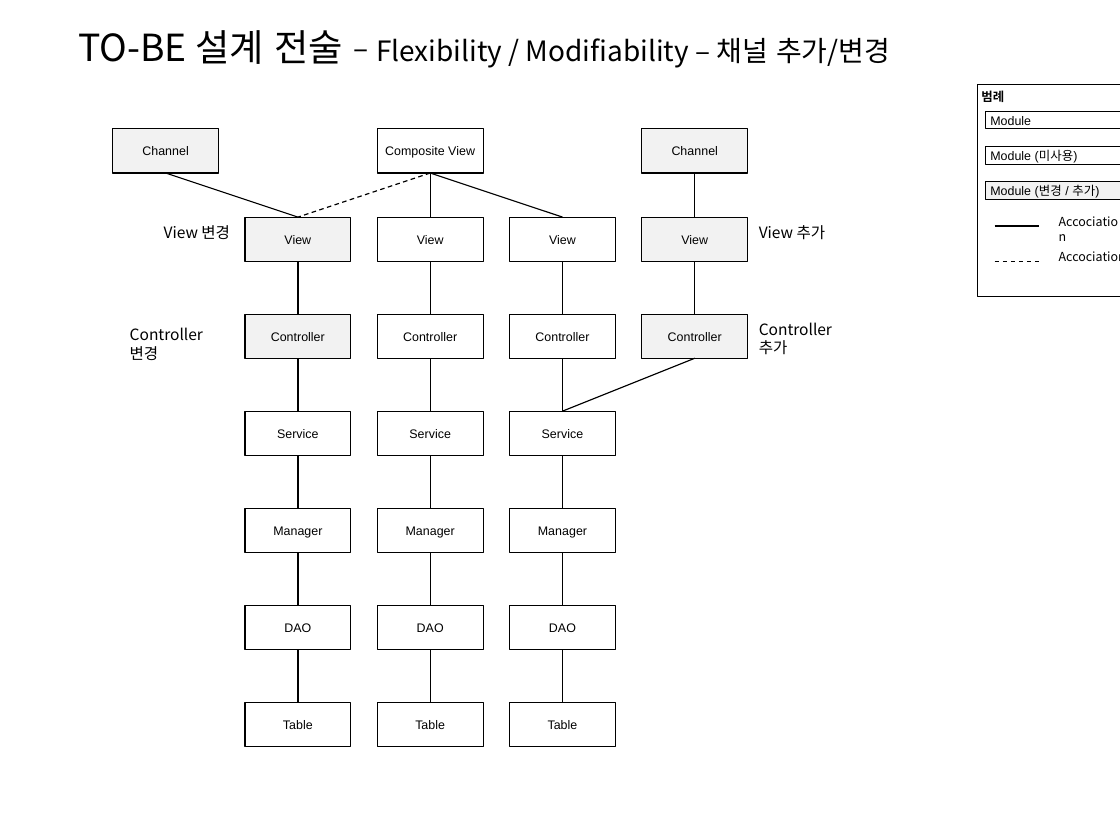
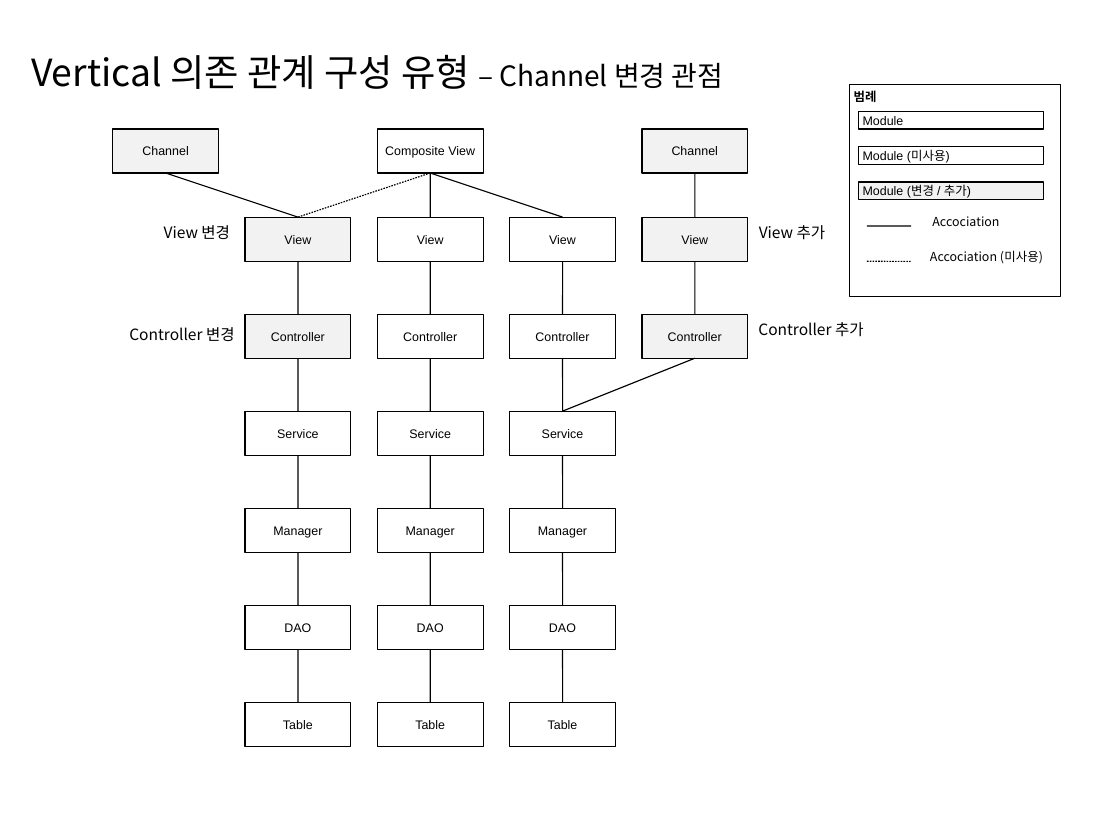
Before and after one commit to kwbaek/codelabor, a slide deck: slide 10 of documentation/0 architecture/design/TO-BE 설계 전술 (Layered Architecture).pptx (slide 16 before the commit). Drawn at 1120x840 pixels with LibreOffice and Linux fonts; fonts in the diff are those of the drawing. Boxes give left, top, right and bottom in pixels: in the first picture for what was removed or moved away, otherwise in the second. Text is boxed around its words. In the diff, an @@ line names an element or a change of style, - is before the commit and + after.

```diff
--- a/documentation/0 architecture/design/TO-BE 설계 전술 (Layered Architecture).pptx
+++ b/documentation/0 architecture/design/TO-BE 설계 전술 (Layered Architecture).pptx
@@ text added at [31, 54, 724, 89], 24 pt, text #000000 @@
+Vertical 의존 관계 구성 유형 – Channel 변경 관점
@@ text removed at [78, 30, 890, 68] @@
-TO-BE 설계 전술 – Flexibility / Modifiability – 채널 추가/변경
@@ less space between paragraphs; outline #000000 0.75 pt to #000000 0.74 pt in 15 elements at [377, 315, 483, 358], [245, 315, 351, 358], [510, 315, 615, 358], [245, 508, 351, 552], [245, 605, 351, 648], [510, 702, 615, 746], [245, 702, 351, 746], [377, 129, 483, 172], [245, 217, 351, 261], [245, 411, 351, 455], [642, 217, 747, 261], [858, 111, 1043, 129], [858, 181, 1043, 199], [858, 147, 1043, 165], [849, 85, 1061, 297] @@
@@ line (430, 172) - (298, 217): stroke #000000 0.75 pt dashed to #000000 0.74 pt @@
@@ line (694, 172) - (694, 217): stroke #000000 0.75 pt to #000000 0.74 pt @@
@@ text "Accociation" rewrapped from [1047, 208, 1120, 235] to [932, 216, 999, 226] @@
@@ line (867, 226) - (911, 226): stroke #000000 0.75 pt to #000000 0.74 pt @@
@@ line (298, 314) - (298, 261): stroke #000000 0.75 pt to #000000 0.74 pt @@
@@ line (694, 314) - (694, 261): stroke #000000 0.75 pt to #000000 0.74 pt @@
@@ 4 rectangles, 2 lines: place and size @@
-4 rectangles, 2 lines at [977, 85, 1120, 297]
+4 rectangles, 2 lines at [849, 85, 1061, 297]
@@ line (867, 261) - (911, 261): stroke #000000 0.75 pt dashed to #000000 0.74 pt @@
@@ text "Accociation (미사용)" rewrapped from [1059, 251, 1120, 261] to [930, 250, 1043, 264] @@
@@ text "Controller 변경" rewrapped from [130, 327, 203, 360] to [129, 327, 235, 341] @@
@@ text "Controller 추가" rewrapped from [759, 322, 832, 355] to [758, 322, 864, 337] @@
@@ line (298, 411) - (298, 358): stroke #000000 0.75 pt to #000000 0.74 pt @@
@@ line (298, 455) - (298, 508): stroke #000000 0.75 pt to #000000 0.74 pt @@
@@ line (298, 552) - (298, 605): stroke #000000 0.75 pt to #000000 0.74 pt @@
@@ line (298, 650) - (298, 702): stroke #000000 0.75 pt to #000000 0.74 pt @@
```
Also in this commit, not shown: 10 other slides changed, 1 slide added, 6 slides removed, 3 other files.
